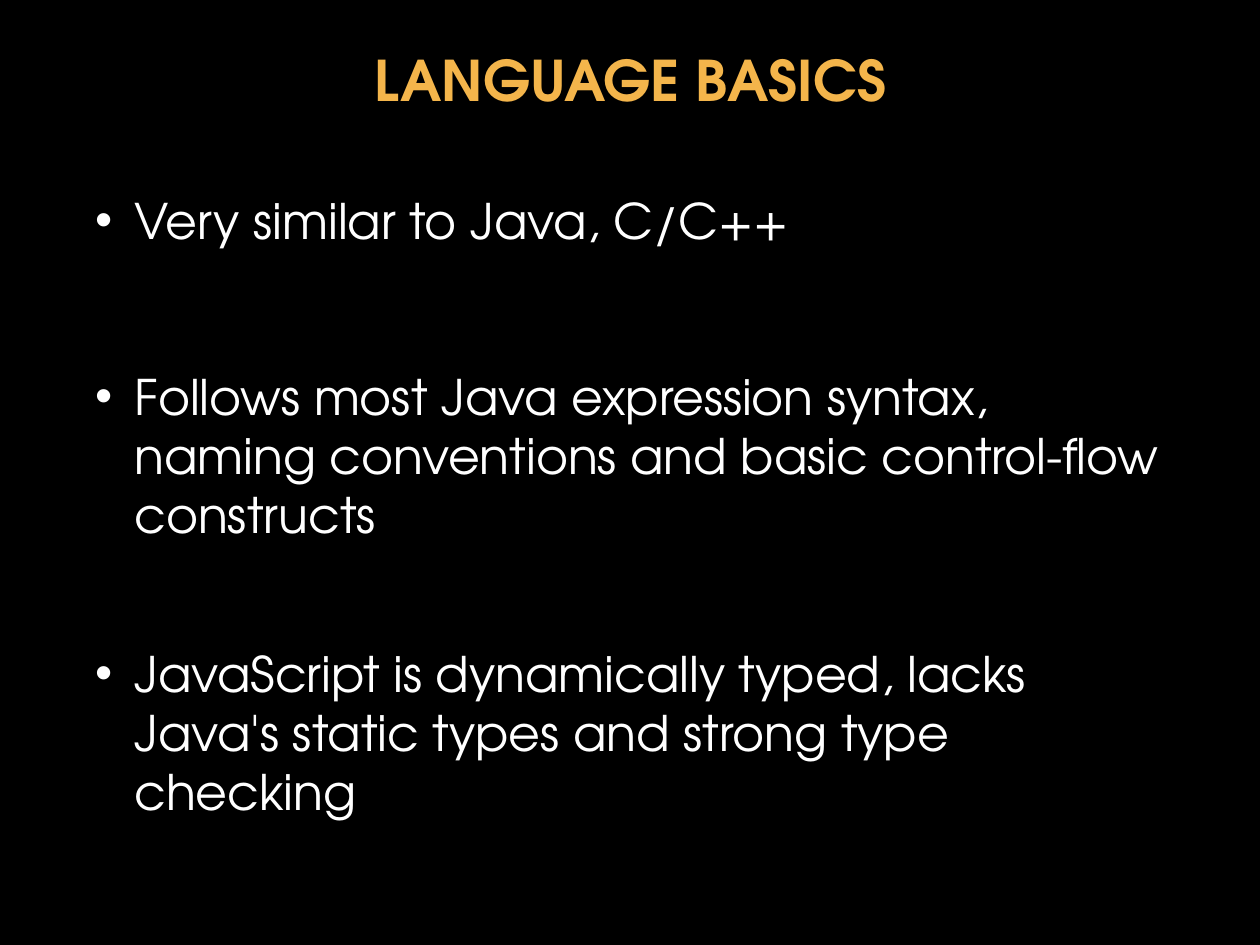
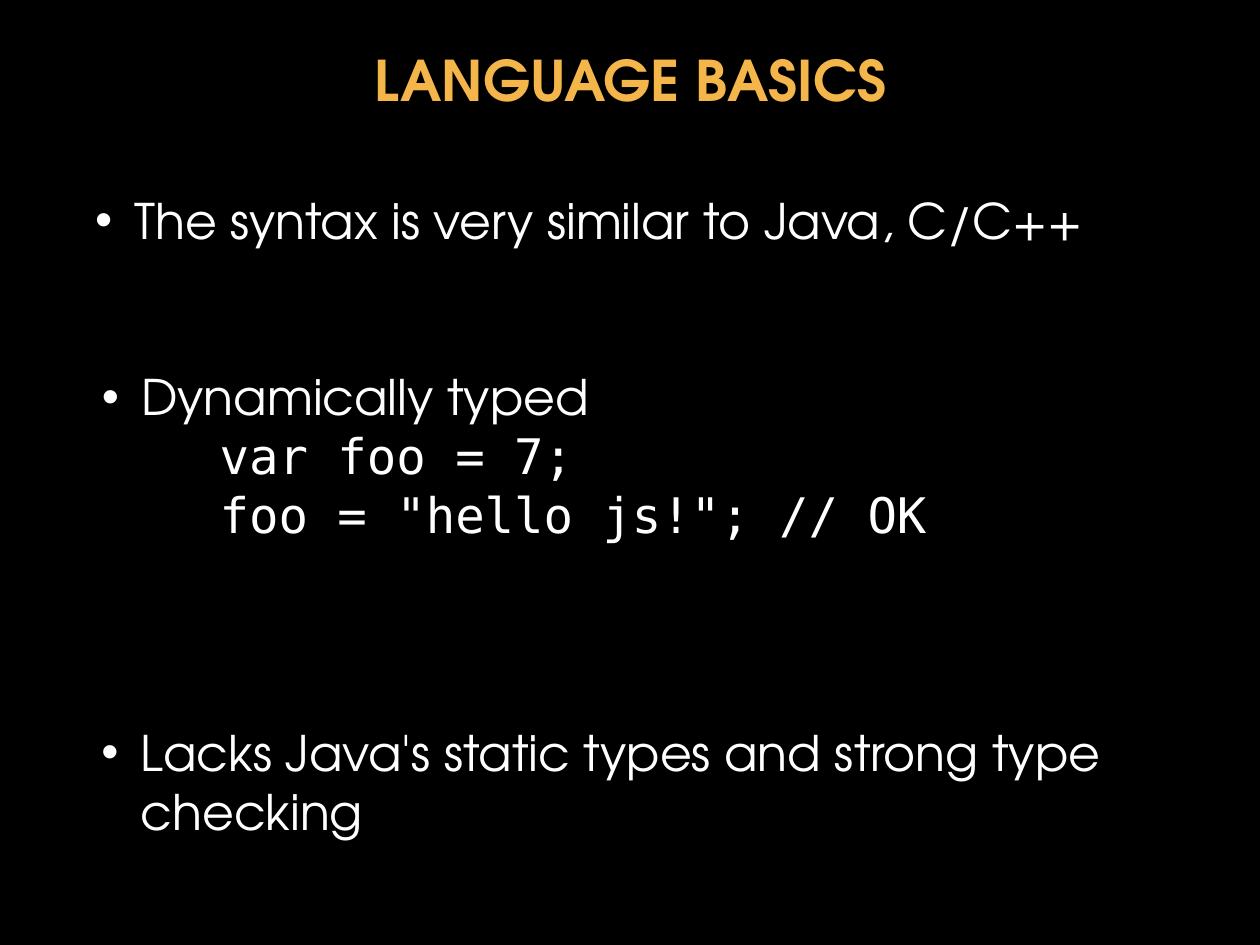
Before and after one commit to donfreiday/cpsc330-js, a slide deck: slide 11 of Javascript.pptx. Drawn at 1260x945 pixels with LibreOffice and Linux fonts; fonts in the diff are those of the drawing; background and template pictures are left out. Boxes give left, top, right and bottom in pixels: in the first picture for what was removed or moved away, otherwise in the second. Text is boxed around its words. In the diff, an @@ line names an element or a change of style, - is before the commit and + after.

```diff
--- a/Javascript.pptx
+++ b/Javascript.pptx
@@ text at box(134, 202, 1082, 249): text changed @@
-• Very similar to Java, C/C++
+• The syntax is very similar to Java, C/C++
@@ text at box(141, 378, 927, 544): text changed; font TeX Gyre Adventor to DejaVu Sans Mono @@
-• Follows most Java expression syntax, naming conventions and basic control-flow constructs
+• Dynamically typed
+var foo = 7;
+foo = "hello js!"; // OK
@@ text at box(141, 734, 1100, 841): text changed @@
-• JavaScript is dynamically typed, lacks Java's static types and strong type checking
+• Lacks Java's static types and strong type checking
```
Also in this commit, not shown: 25 other slides changed, 26 slides added, 7 slides removed, 2 other files.
